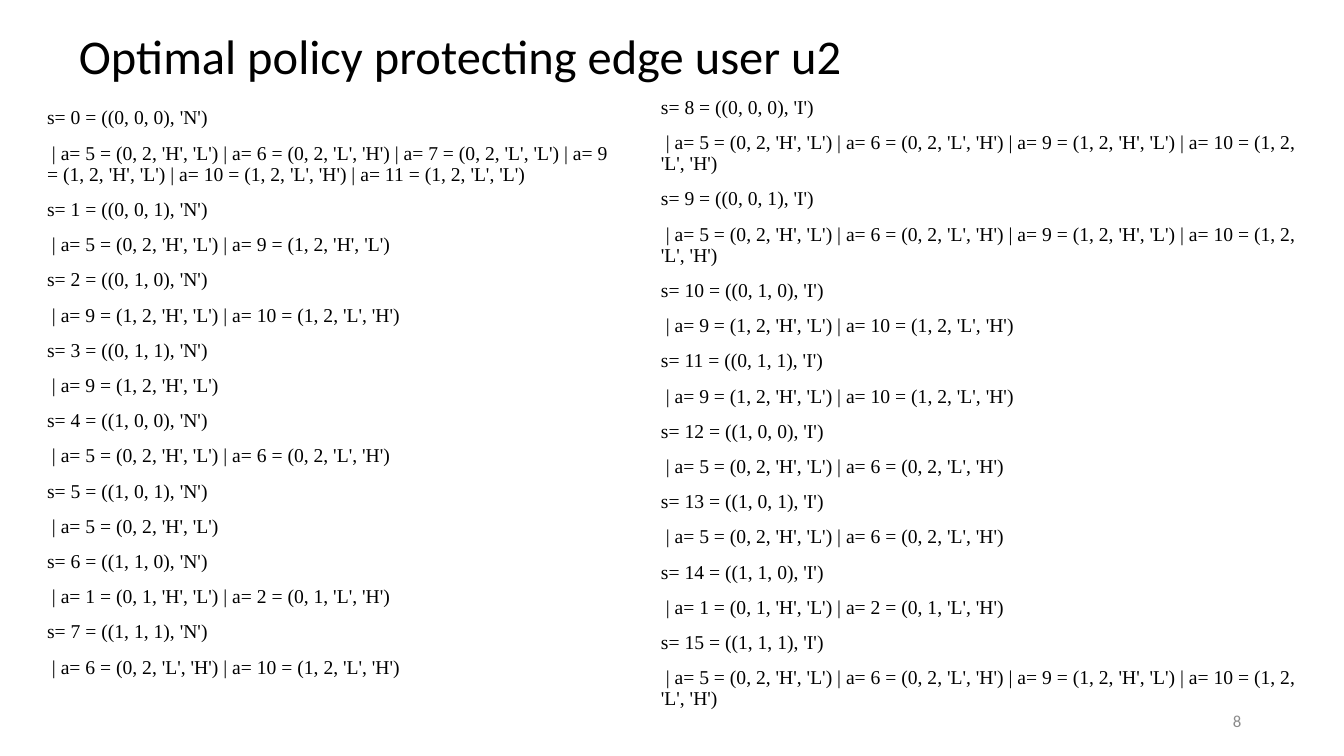
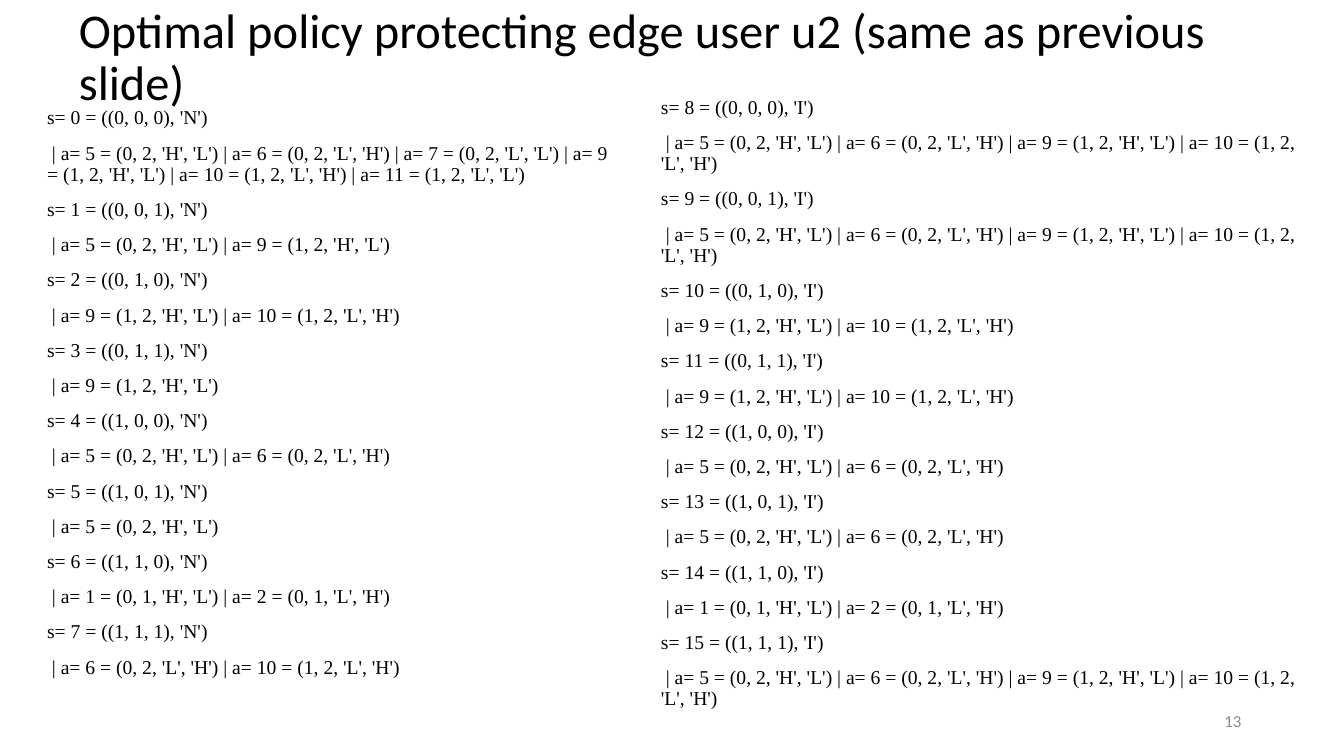
Before and after one commit to aldebaro/ai6g, a slide deck: slide 13 of files_08_mdp/multiband_scheduling_env_documentation.pptx (slide 8 before the commit). Drawn at 1344x756 pixels with LibreOffice and Linux fonts; fonts in the diff are those of the drawing. Boxes give left, top, right and bottom in pixels: in the first picture for what was removed or moved away, otherwise in the second. Text is boxed around its words. In the diff, an @@ line names an element or a change of style, - is before the commit and + after.

```diff
--- a/files_08_mdp/multiband_scheduling_env_documentation.pptx
+++ b/files_08_mdp/multiband_scheduling_env_documentation.pptx
@@ title at (79, 13, 1205, 113): text changed @@
-Optimal policy protecting edge user u2
+Optimal policy protecting edge user u2 (same as previous slide)
@@ page number at (1224, 716, 1241, 727): text changed @@
-8
+13
```
Also in this commit, not shown: 5 other slides changed, 12 slides added.
